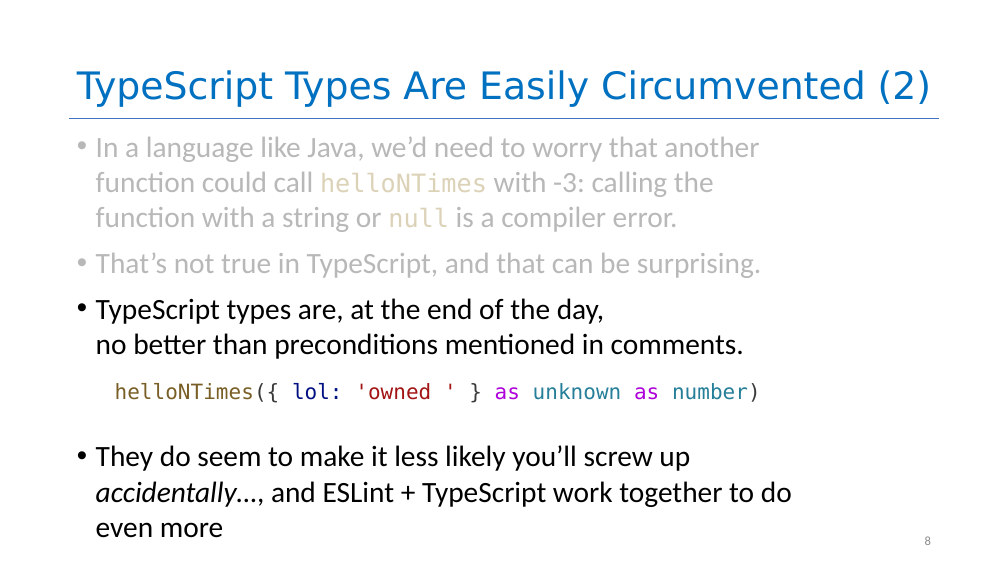
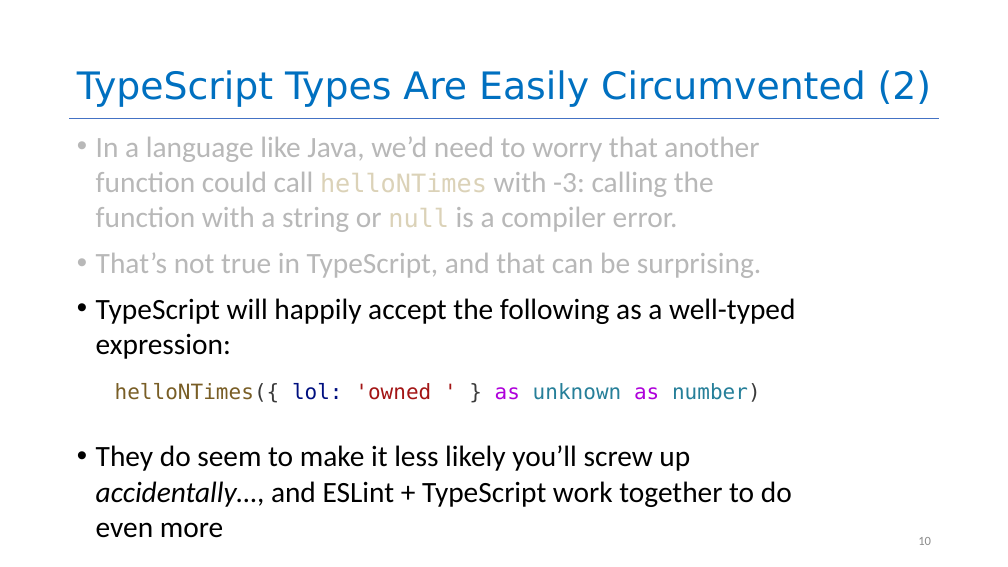
Before and after one commit to rimshaTest/CS4530-Spring-2026, a slide deck: slide 10 of Slides/Module 03.1 Trusting TypeScript.pptx (slide 8 before the commit). Drawn at 1008x567 pixels with LibreOffice and Linux fonts; fonts in the diff are those of the drawing. Boxes give left, top, right and bottom in pixels: in the first picture for what was removed or moved away, otherwise in the second. Text is boxed around its words. In the diff, an @@ line names an element or a change of style, - is before the commit and + after.

```diff
--- a/Slides/Module 03.1 Trusting TypeScript.pptx
+++ b/Slides/Module 03.1 Trusting TypeScript.pptx
@@ text at box(96, 298, 795, 359): text changed @@
-• TypeScript types are, at the end of the day,
-  no better than preconditions mentioned in comments.
+• TypeScript will happily accept the following as a well-typed expression:
@@ page number at box(918, 537, 931, 545): text changed @@
-8
+10
```
Also in this commit, not shown: 12 other slides changed, 1 slide added, 4 other files.
